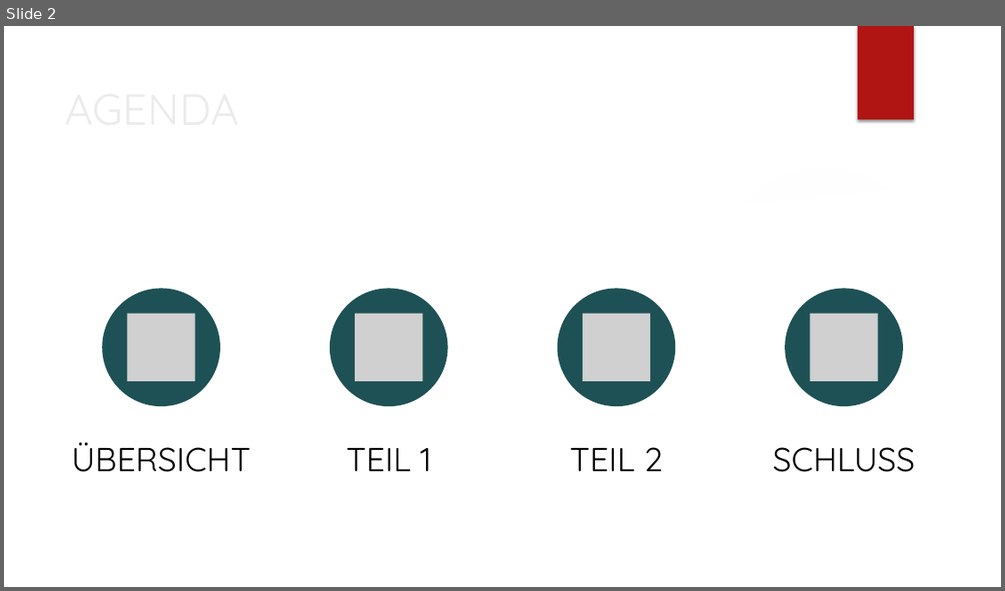
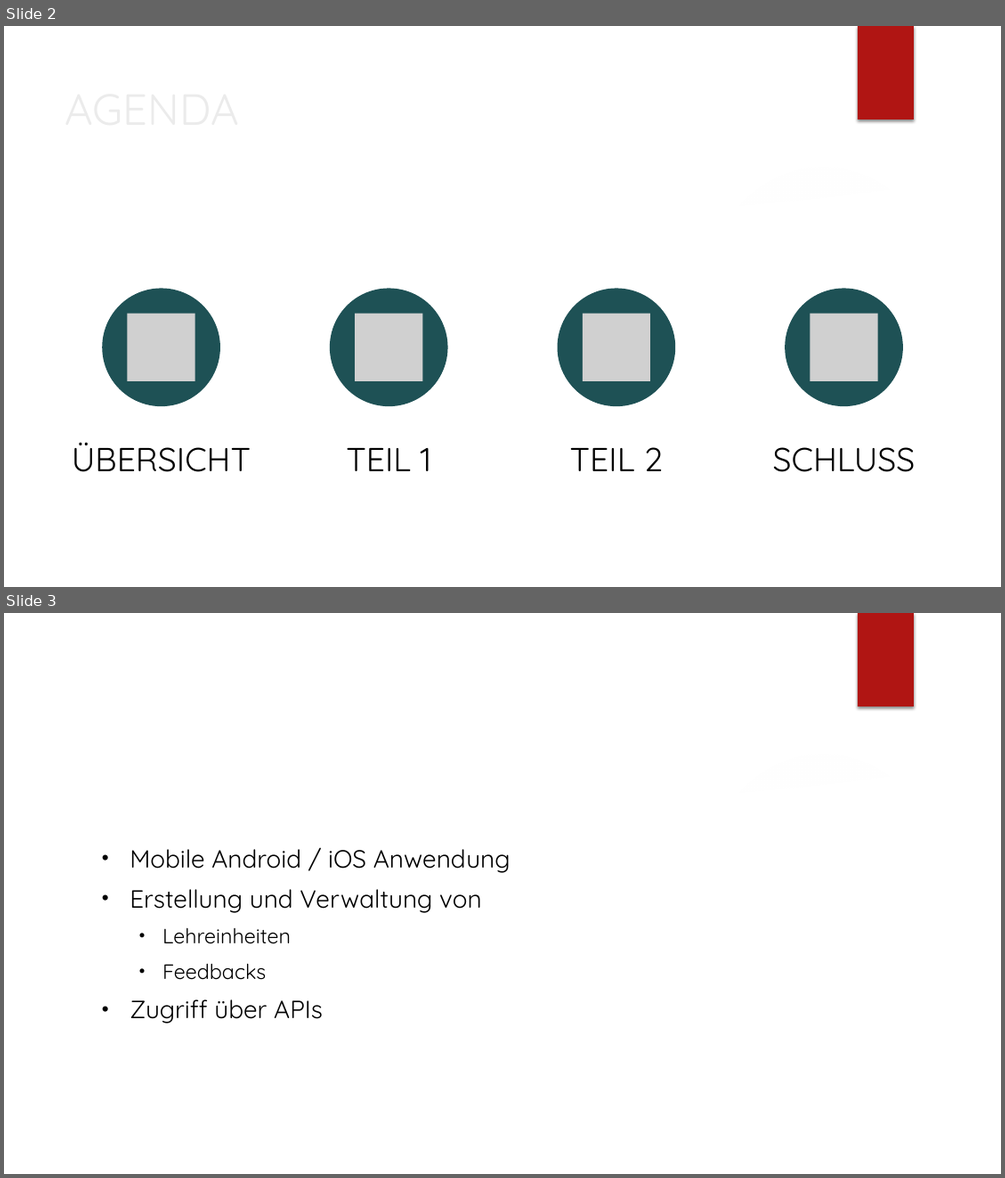
Before and after one commit to jfuerlinger/htl-da-2021_22-feedback-app, a slide deck: Praesentation/Praesentation_Diplomarbeit_FeedbackApp.pptx. Shown one above the other, each under a label of ours: slide 2 before the commit, slides 2 and 3 after it. The pictures are 1005x591 and 1005x1178 pixels, drawn with LibreOffice and Linux fonts; fonts in the diff are those of the drawing; grey boxes stand for pictures; background and template pictures are left out. Boxes give left, top, right and bottom in pixels: in the first picture for what was removed or moved away, otherwise in the second. Text is boxed around its words. In the diff, an @@ line names an element or a change of style, - is before the commit and + after.

```diff
--- a/Praesentation/Praesentation_Diplomarbeit_FeedbackApp.pptx
+++ b/Praesentation/Praesentation_Diplomarbeit_FeedbackApp.pptx
@@ slide 3 added at [4,613,1001,1174], background picture (left out); not listed: 2 template elements that a slide beside it also shows @@
@@ rectangle added at [858,613,914,706], fill #B01513 @@
@@ title added at [95,650,826,765], 42 pt, text #FFFFFF @@
+Übersicht
@@ freeform shape added at [718,732,1001,800], fill #FFFFFF at 20% opacity @@
@@ freeform shape added at [4,757,1001,1174], fill #FFFFFF @@
@@ text added at [129,849,510,1023], 24 pt, text #000000 @@
+• Mobile Android / iOS Anwendung
+• Erstellung und Verwaltung von
+  • Lehreinheiten
+  • Feedbacks
+• Zugriff über APIs
```
Also in this commit, not shown: 4 slides changed, 1 slide removed.
